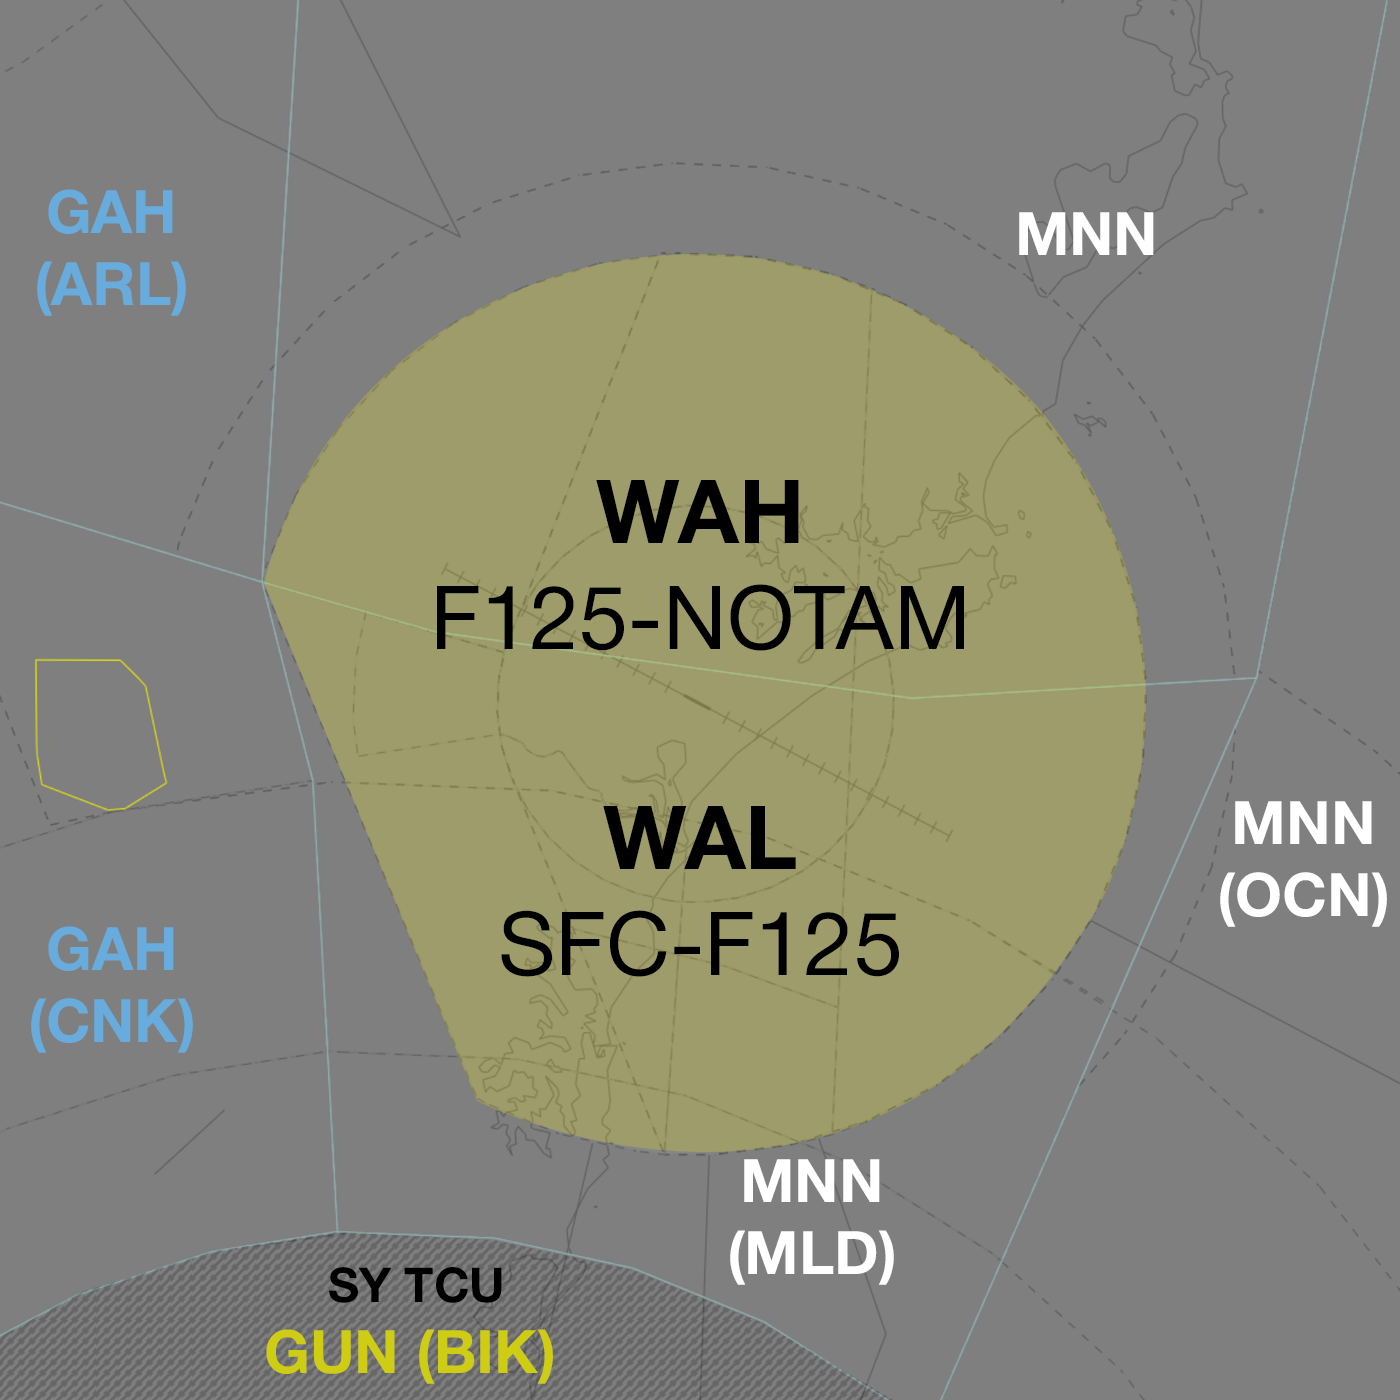
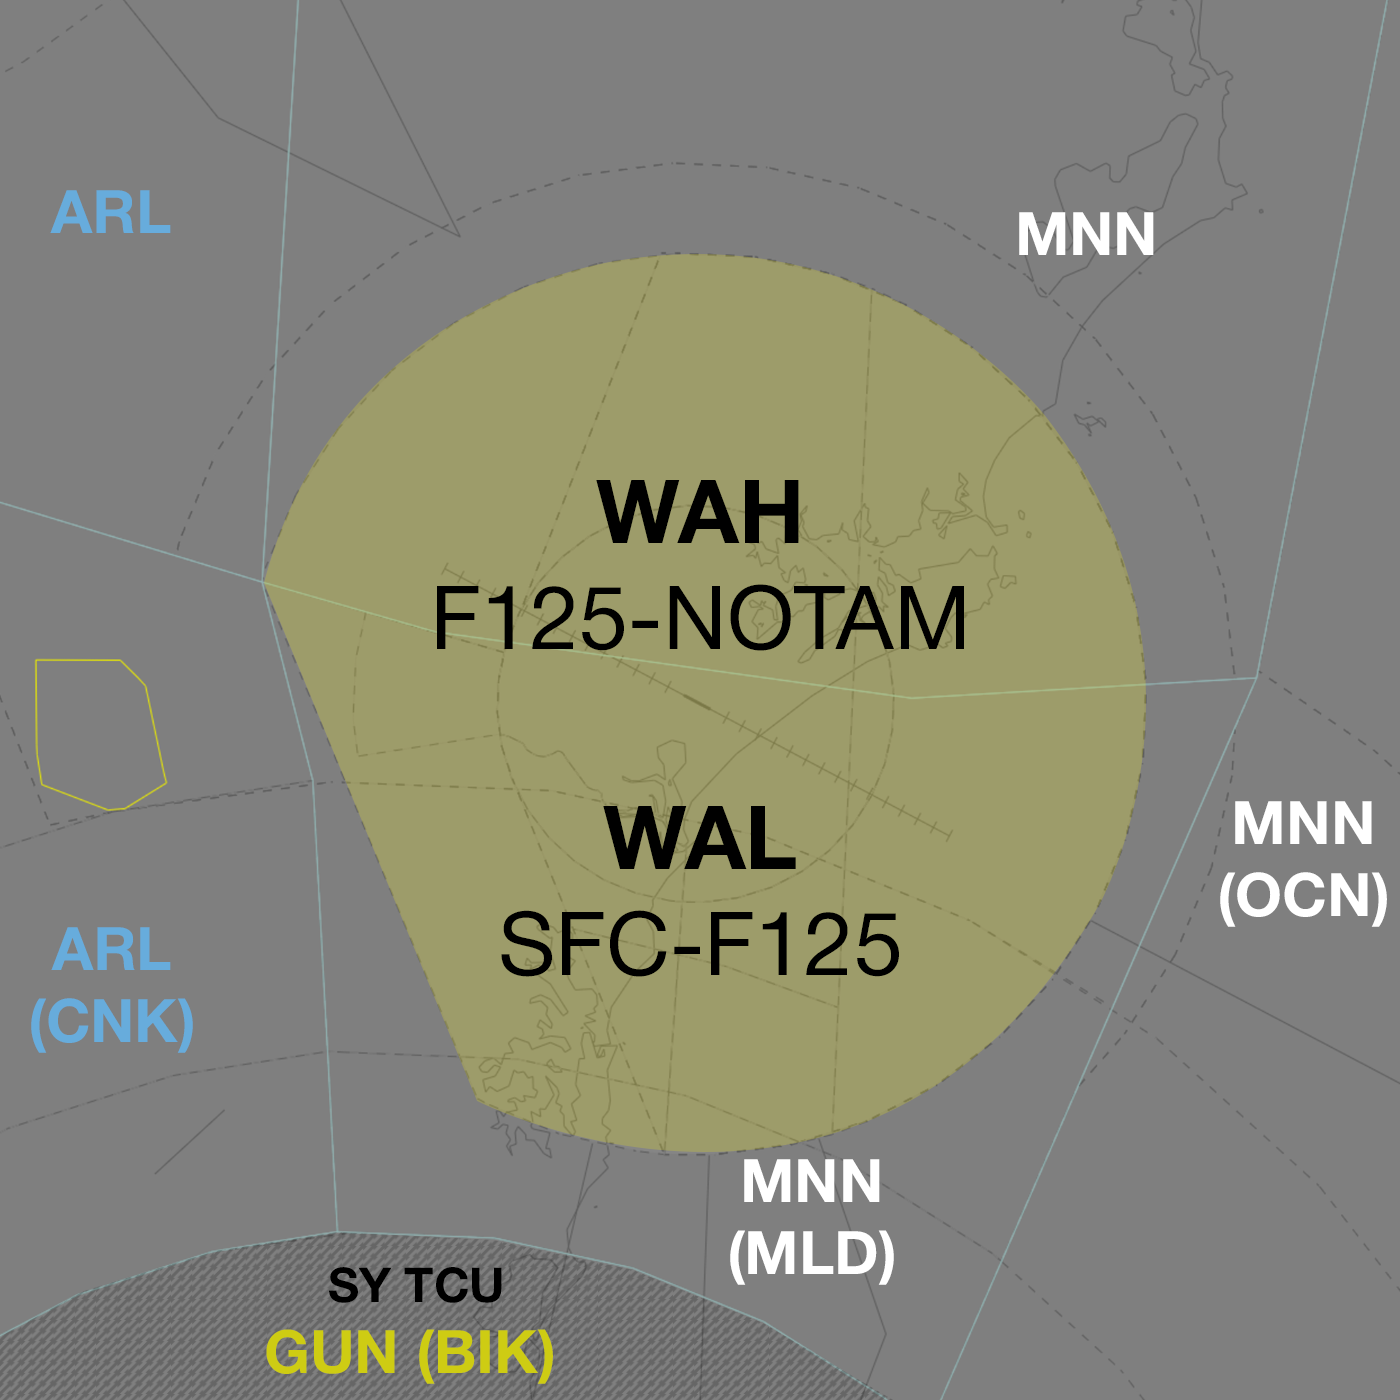
Layer changes from the first 1400 x 1400 image to the second:
renamed "GAH (CNK)" to "ARL (CNK)", painted on it over 48, 926, 174, 971
renamed "GAH (ARL)" to "ARL", painted on it over 37, 189, 186, 316